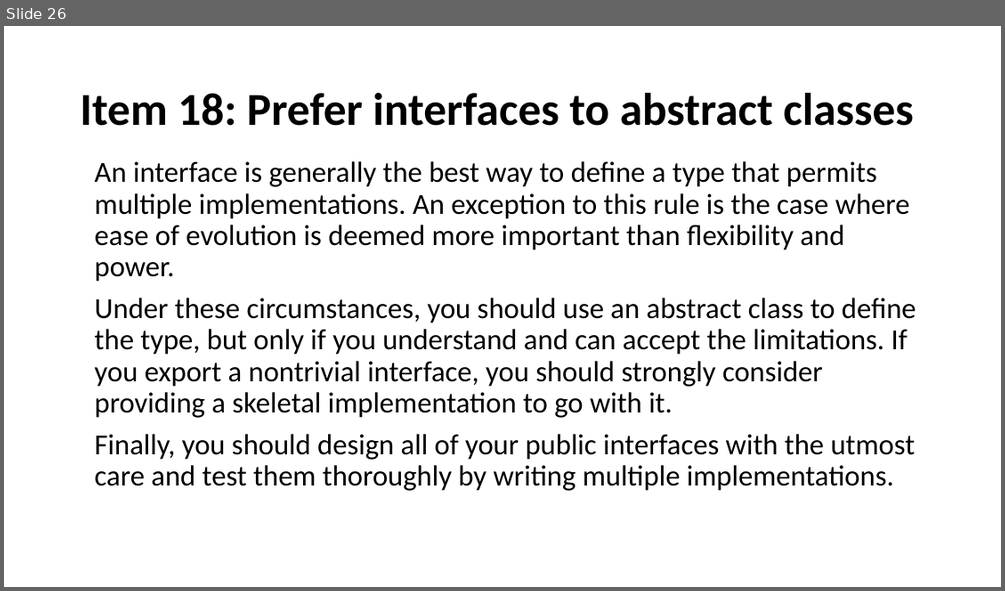
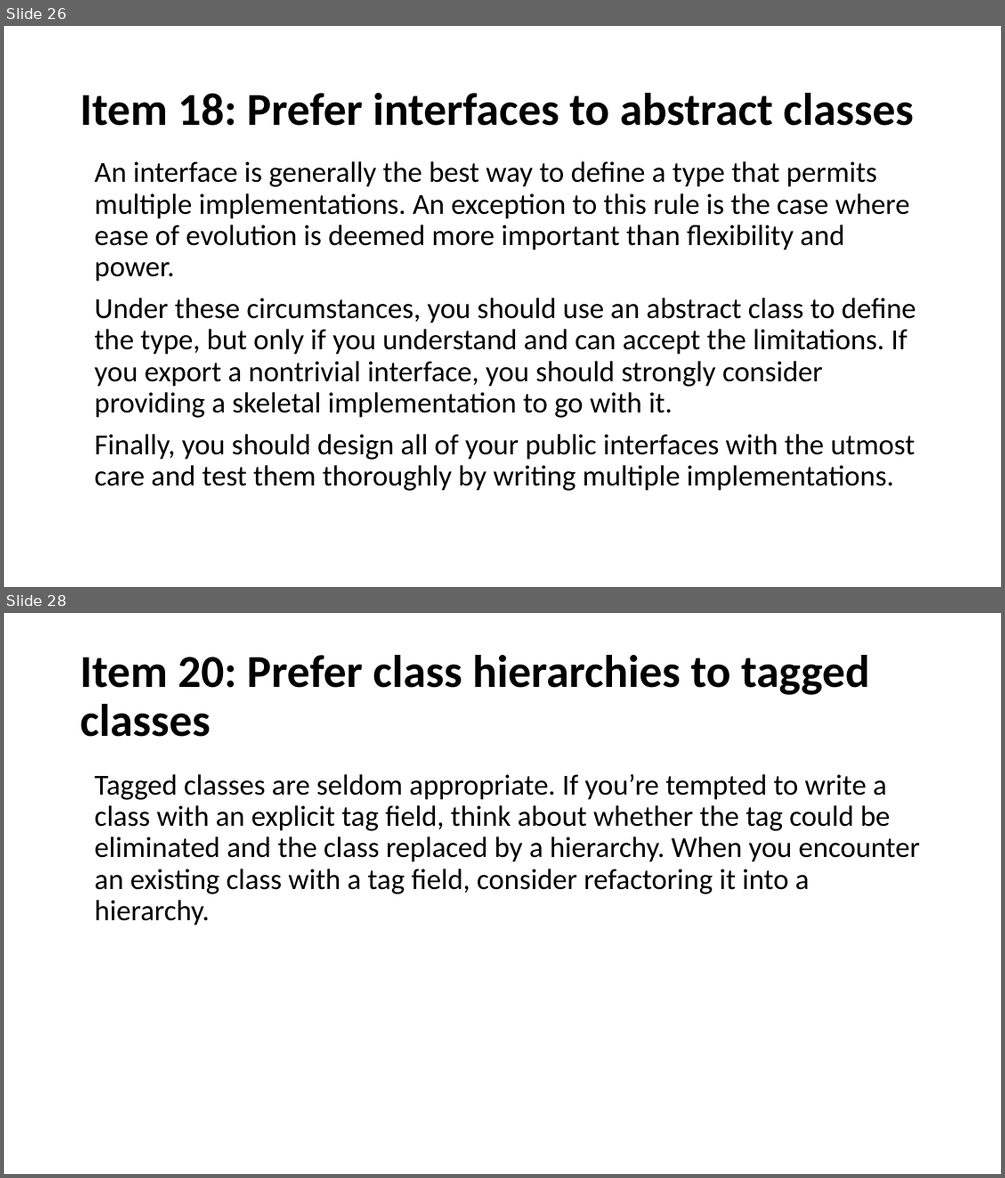
Before and after one commit to javamaster-llc/effective-java-examples-master, a slide deck: Study of Effective Java™.pptx. Shown one above the other, each under a label of ours: slide 26 before the commit, slides 26 and 28 after it; the slides between them are not shown. The pictures are 1005x591 and 1005x1178 pixels, drawn with LibreOffice and Linux fonts; fonts in the diff are those of the drawing. Boxes give left, top, right and bottom in pixels: in the first picture for what was removed or moved away, otherwise in the second. Text is boxed around its words. In the diff, an @@ line names an element or a change of style, - is before the commit and + after.

```diff
--- a/Study of Effective Java™.pptx
+++ b/Study of Effective Java™.pptx
@@ slide 28 added at <box>4,613,1001,1174</box>, background #FFFFFF @@
@@ title added at <box>80,655,870,737</box>, 44 pt, text #000000, bold @@
+Item 20: Prefer class hierarchies to tagged classes
@@ text added at <box>95,774,920,925</box>, 28 pt, text #000000 @@
+Tagged classes are seldom appropriate. If you’re tempted to write a class with an explicit tag field, think about whether the tag could be eliminated and the class replaced by a hierarchy. When you encounter an existing class with a tag field, consider refactoring it into a hierarchy.
```
Also in this commit, not shown: 2 slides changed, 24 other slides added.
